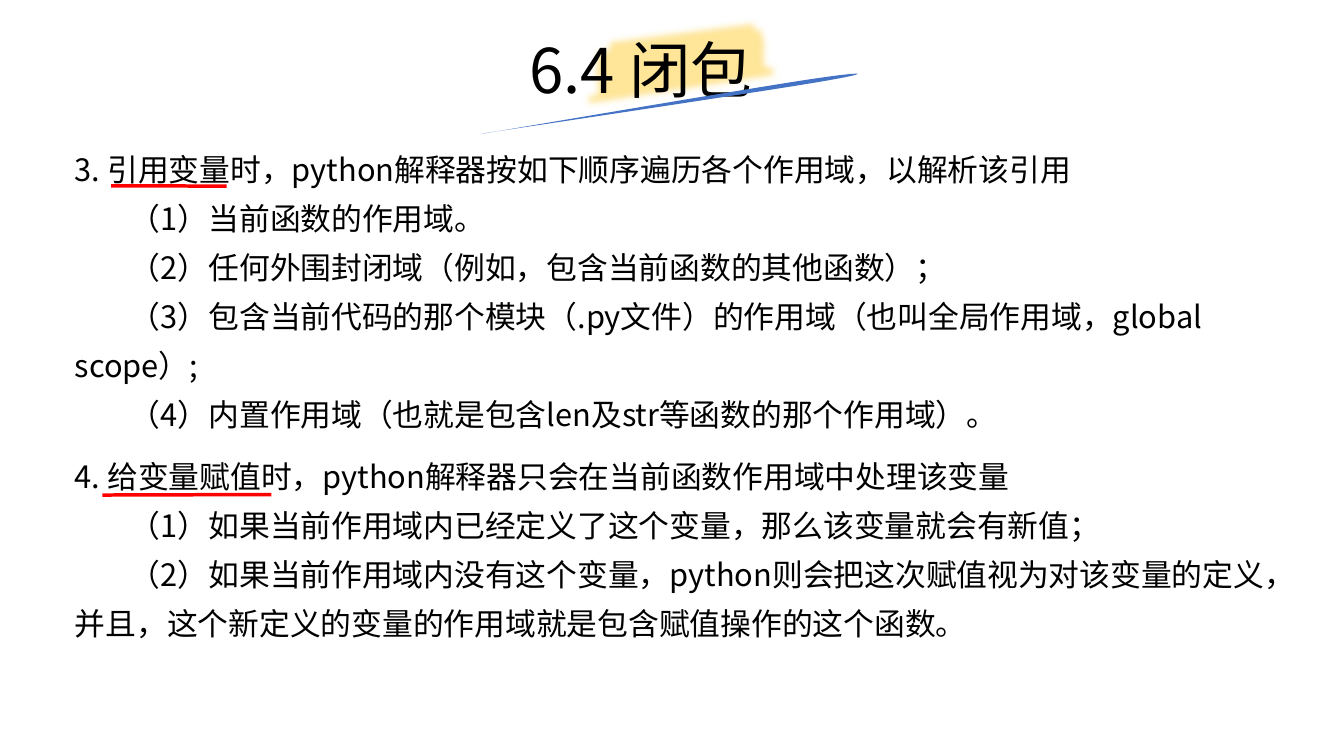
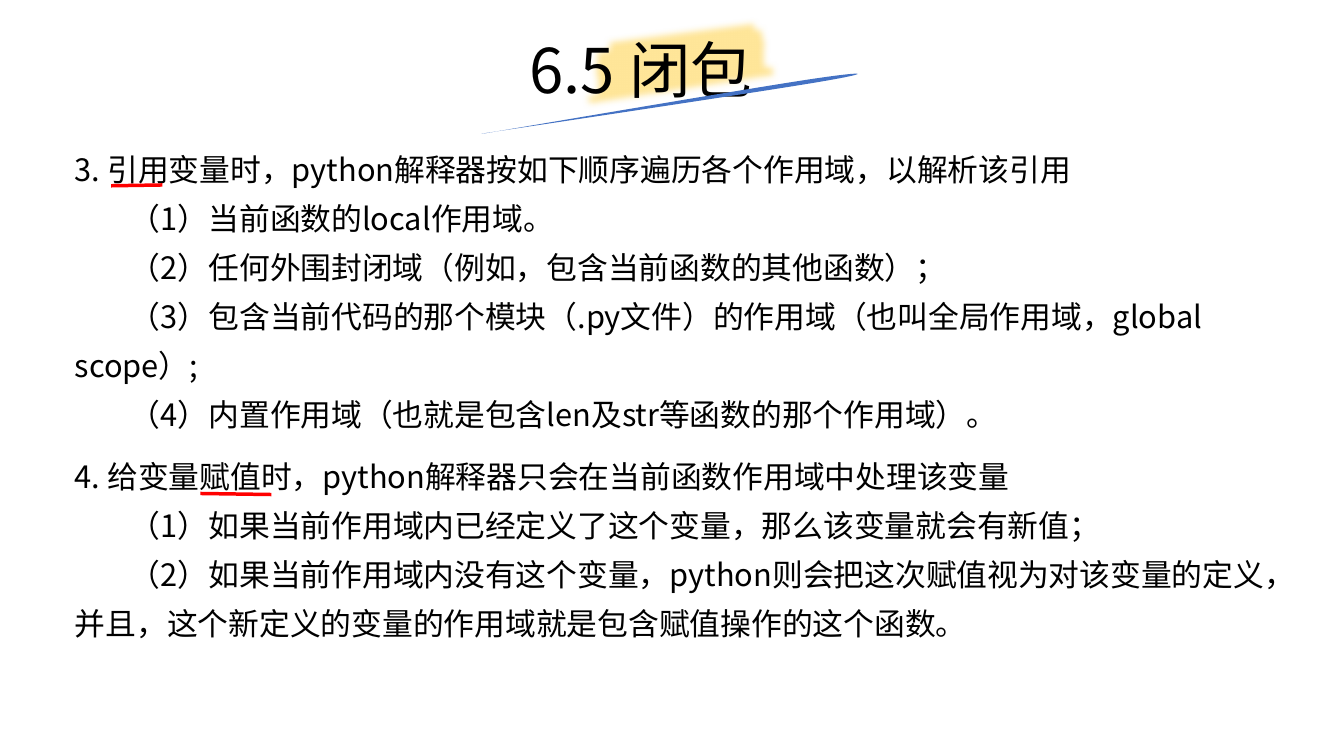
Before and after one commit to yiwenliu/CorePython, a slide deck: slide 54 of PPT/CorePython.pptx (slide 49 before the commit). Drawn at 1344x756 pixels with LibreOffice and Linux fonts; fonts in the diff are those of the drawing. Boxes give left, top, right and bottom in pixels: in the first picture for what was removed or moved away, otherwise in the second. Text is boxed around its words. In the diff, an @@ line names an element or a change of style, - is before the commit and + after.

```diff
--- a/PPT/CorePython.pptx
+++ b/PPT/CorePython.pptx
@@ title at [530,30,752,109]: text changed @@
-6.4 闭包
+6.5 闭包
@@ line moved from (111, 186) - (227, 187) to (111, 186) - (162, 186) @@
@@ text at [130,203,554,233]: text changed @@
-（1）当前函数的作用域。
+（1）当前函数的local作用域。
@@ line moved from (103, 495) - (271, 495) to (201, 494) - (271, 495) @@
```
Also in this commit, not shown: 1 other slide changed, 5 slides added, 1 other file.
